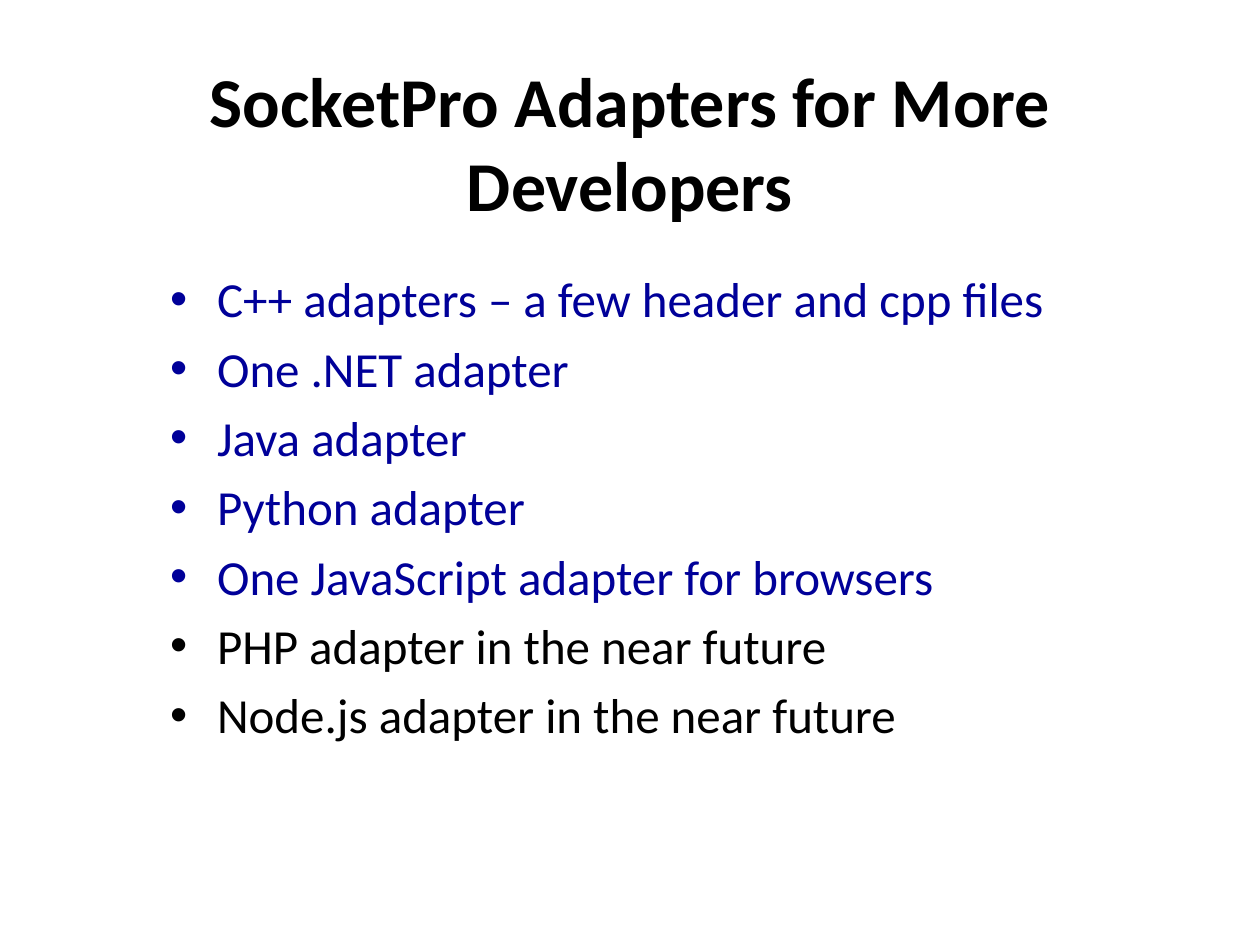
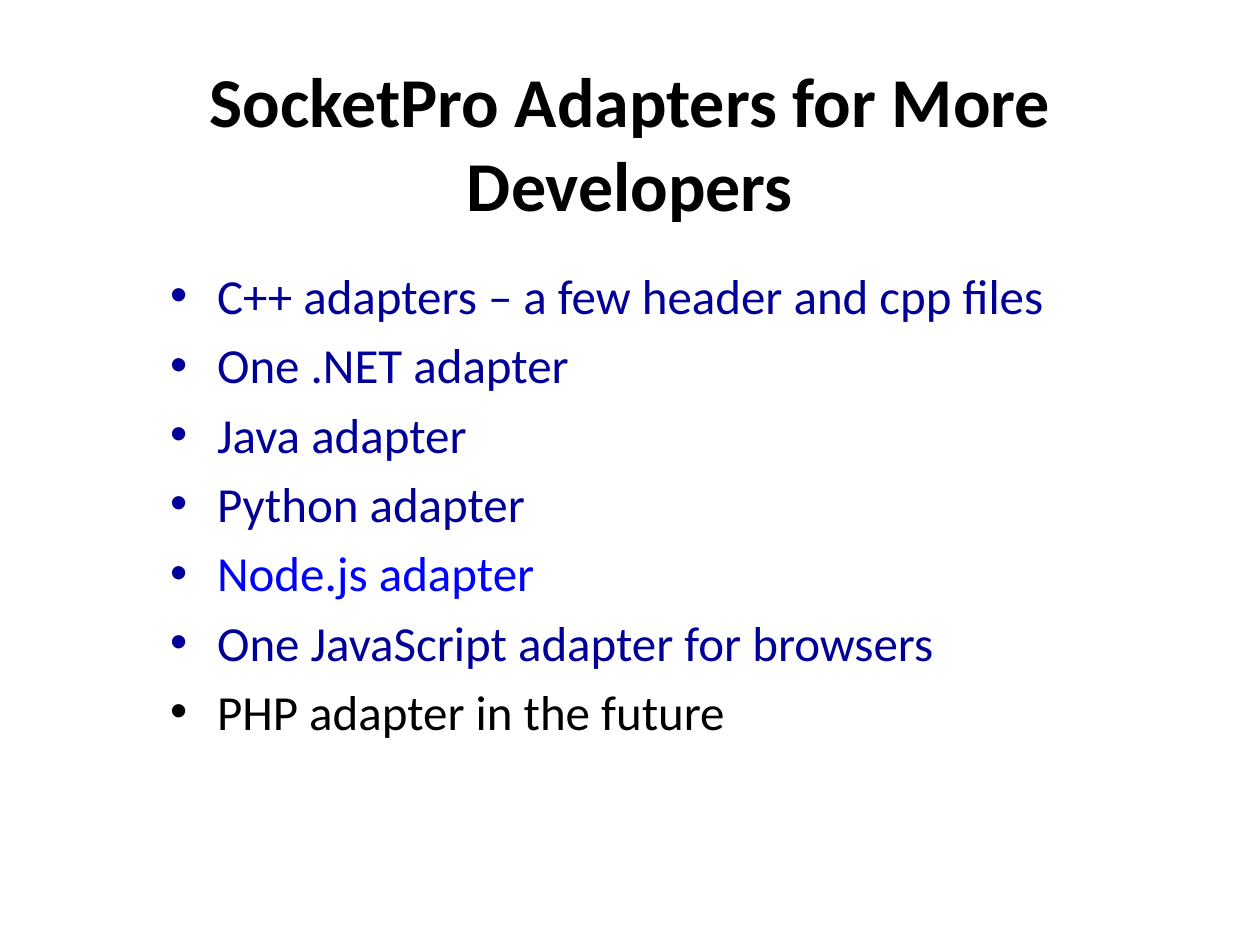
Before and after one commit to udaparts/doc, a slide deck: slide 9 of origin_draws/Brief Introduction of SocketPro ACF.pptx. Drawn at 1260x945 pixels with LibreOffice and Linux fonts; fonts in the diff are those of the drawing. Boxes give left, top, right and bottom in pixels: in the first picture for what was removed or moved away, otherwise in the second. Text is boxed around its words. In the diff, an @@ line names an element or a change of style, - is before the commit and + after.

```diff
--- a/origin_draws/Brief Introduction of SocketPro ACF.pptx
+++ b/origin_draws/Brief Introduction of SocketPro ACF.pptx
@@ text at [217, 557, 534, 600]: paragraph added @@
+• Node.js adapter
@@ text at [217, 696, 724, 738]: text changed @@
-• PHP adapter in the near future
-• Node.js adapter in the near future
+• PHP adapter in the future
```
Also in this commit, not shown: 2 other slides changed, 2 other files.
